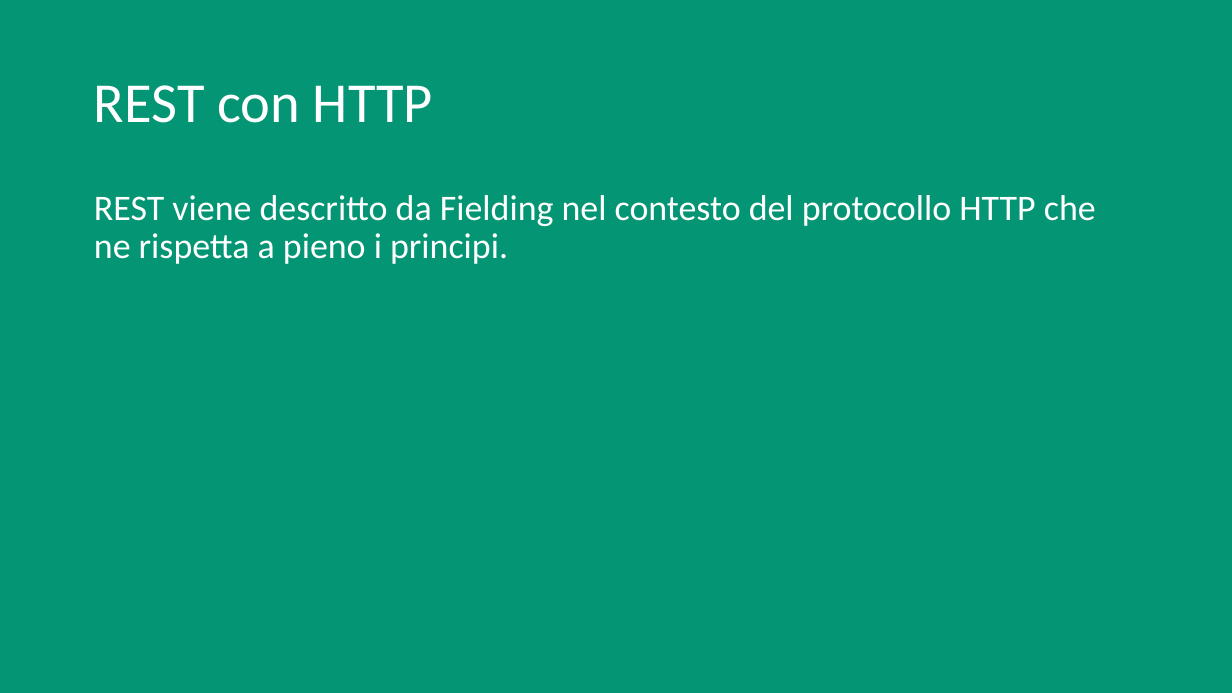
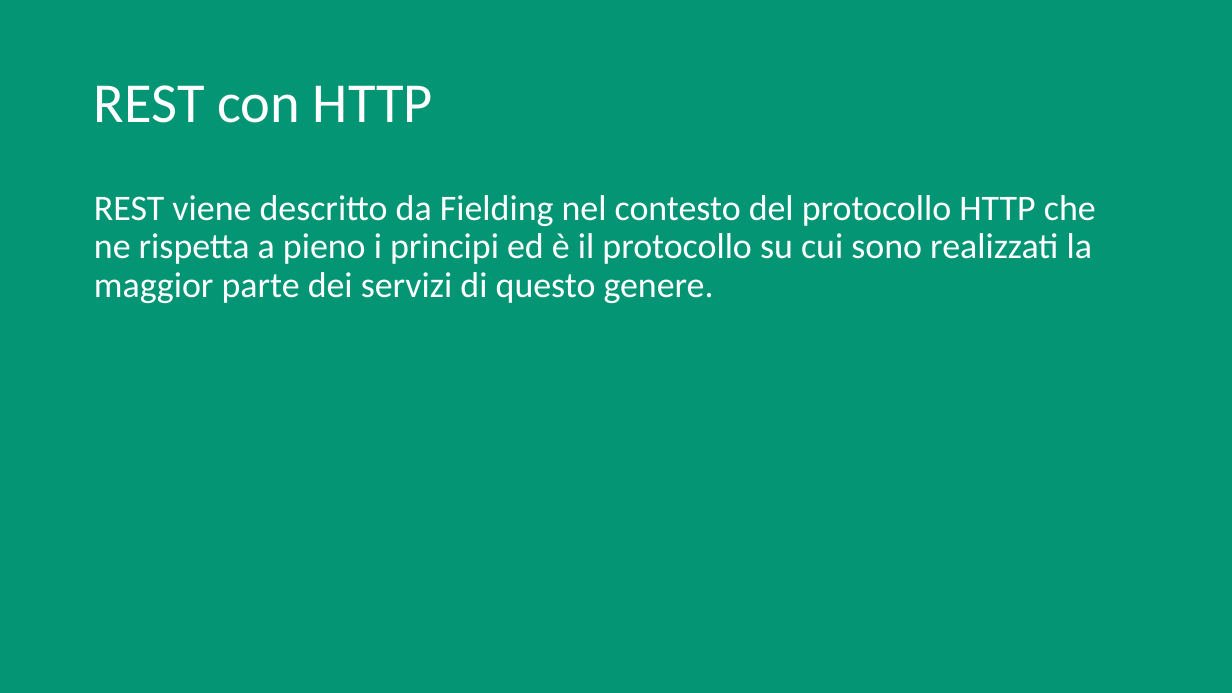
Before and after one commit to vassallocarlo/Tesi-RESTful, a slide deck: slide 8 of REST.pptx. Drawn at 1232x693 pixels with LibreOffice and Linux fonts; fonts in the diff are those of the drawing. Boxes give left, top, right and bottom in pixels: in the first picture for what was removed or moved away, otherwise in the second. Text is boxed around its words. In the diff, an @@ line names an element or a change of style, - is before the commit and + after.

```diff
--- a/REST.pptx
+++ b/REST.pptx
@@ text at (94, 195, 1096, 303): text changed @@
-REST viene descritto da Fielding nel contesto del protocollo HTTP che ne rispetta a pieno i principi.
+REST viene descritto da Fielding nel contesto del protocollo HTTP che ne rispetta a pieno i principi ed è il protocollo su cui sono realizzati la maggior parte dei servizi di questo genere.
```
Also in this commit, not shown: 1 other slide changed, 2 slides added, 2 other files.
